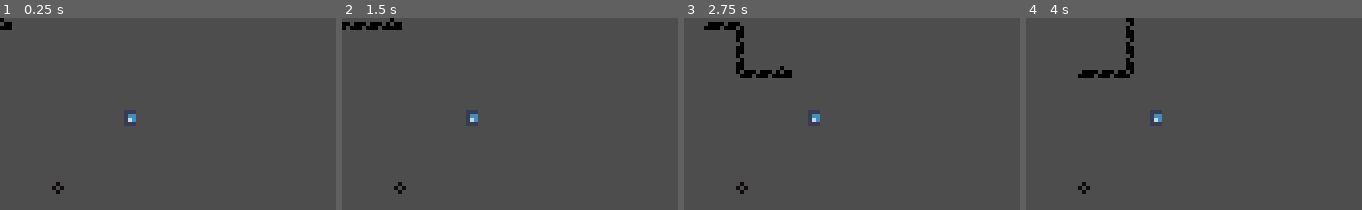
Above: before the commit, frames 1-4 (left to right).
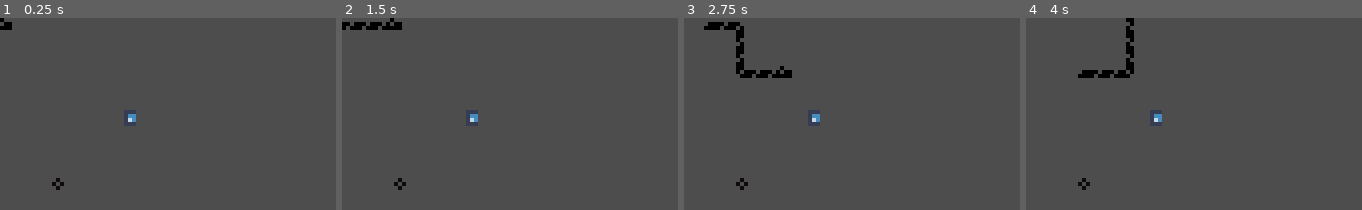
Above: after the commit, the same moments.

Repository: Vexcenot/SnakeRemastered
Game: Godot game, scene res://scenes scripts/main.tscn
Same seed, same stepped clock (60 frames per second), same inputs: the game is played once before the commit and once after it. The engine's default icon, where the game draws it, is replaced by a stand-in: a white triangle on a blue panel in a dark square.
Inputs:
- Up to frame 1 (0.25 s): no input
- Up to frame 2 (1.5 s): tap Enter at 0.5 s; hold Right (ui_right) 0.53-1.28 s; hold Space (action) 0.53-1.28 s; hold Down (ui_down) from 1.28 s (still down); tap Shift (action2) at 1.35 s
- Up to frame 3 (2.75 s): release Down (ui_down) at 2.03 s; hold Right (ui_right) from 2.03 s (still down); hold Alt (action3) from 2.03 s (still down)
- Up to frame 4 (4 s): release Right (ui_right) at 2.78 s; release Alt (action3) at 2.78 s; hold Up (ui_up) 2.78-3.53 s; tap Ctrl (sprint) at 2.85 s; hold Left (ui_left) from 3.53 s (still down); hold Space (action) from 3.53 s (still down)

The runs differ from the first frame. In frame 1, 0.2% of the frame differs, in the area x 15-20%, y 83-92%; in frame 2, 0.2%; in frame 3, 0.2%; in frame 4, 0.2%.

Commit message:
fixed food pos

Diff:
--- a/scenes scripts/food.tscn
+++ b/scenes scripts/food.tscn
@@ -11,7 +11,7 @@
 script = ExtResource("2_4c3ow")
 
 [node name="sprite" type="Sprite2D" parent="."]
-position = Vector2(-1, -1)
+position = Vector2(-1, -2)
 texture = ExtResource("1_8txok")
 
 [node name="4x4Test" type="Sprite2D" parent="sprite"]
